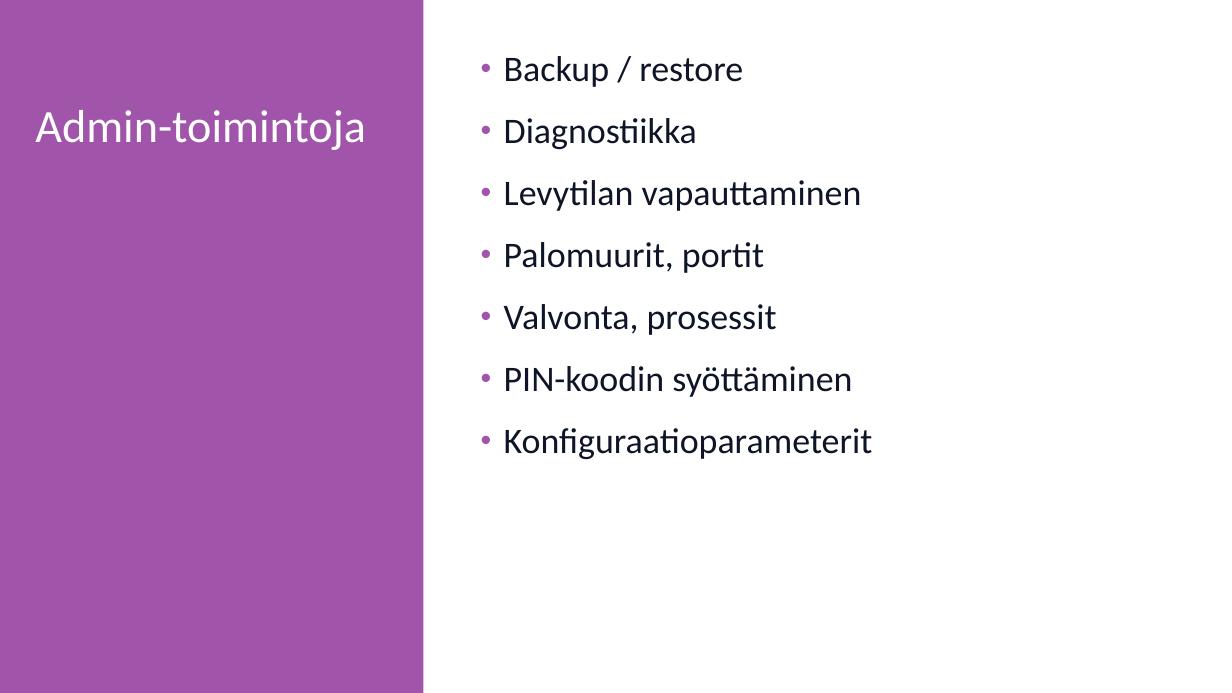
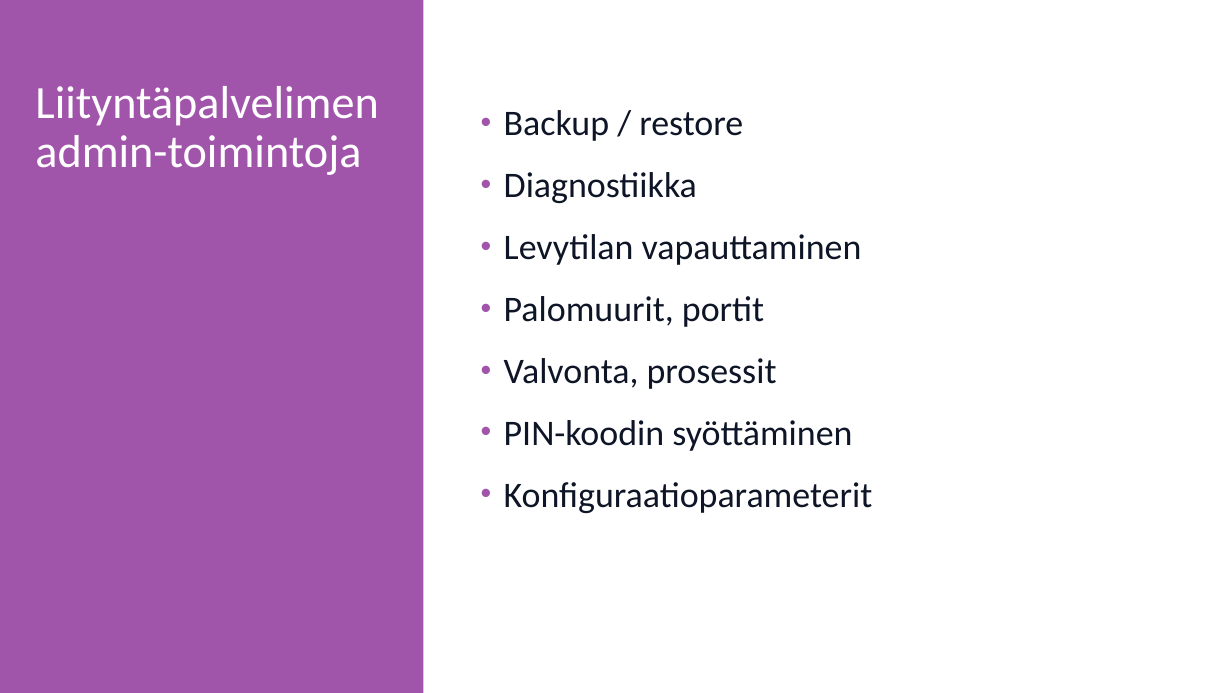
Before and after one commit to gofore/kapa-xroad-presentation, a slide deck: slide 1 of src/2. Admin toiminnot.pptx. Drawn at 1232x693 pixels with LibreOffice and Linux fonts; fonts in the diff are those of the drawing. Boxes give left, top, right and bottom in pixels: in the first picture for what was removed or moved away, otherwise in the second. Text is boxed around its words. In the diff, an @@ line names an element or a change of style, - is before the commit and + after.

Commit message:
admin toiminnot

```diff
--- a/src/2. Admin toiminnot.pptx
+++ b/src/2. Admin toiminnot.pptx
@@ title "Liityntäpalvelimen admin-toimintoja": place and size @@
-title "Liityntäpalvelimen admin-toimintoja" at (26,46,394,210)
+title "Liityntäpalvelimen admin-toimintoja" at (26,46,414,210)
@@ title at (35,86,378,175): text changed @@
-Admin-toimintoja
+Liityntäpalvelimen admin-toimintoja
@@ text "Backup / restore": place and size @@
-text "Backup / restore" at (504,56,873,459)
+text "Backup / restore" at (504,110,873,513)
```
Also in this commit, not shown: 6 other slides changed, 2 slides added, 2 slides removed.
